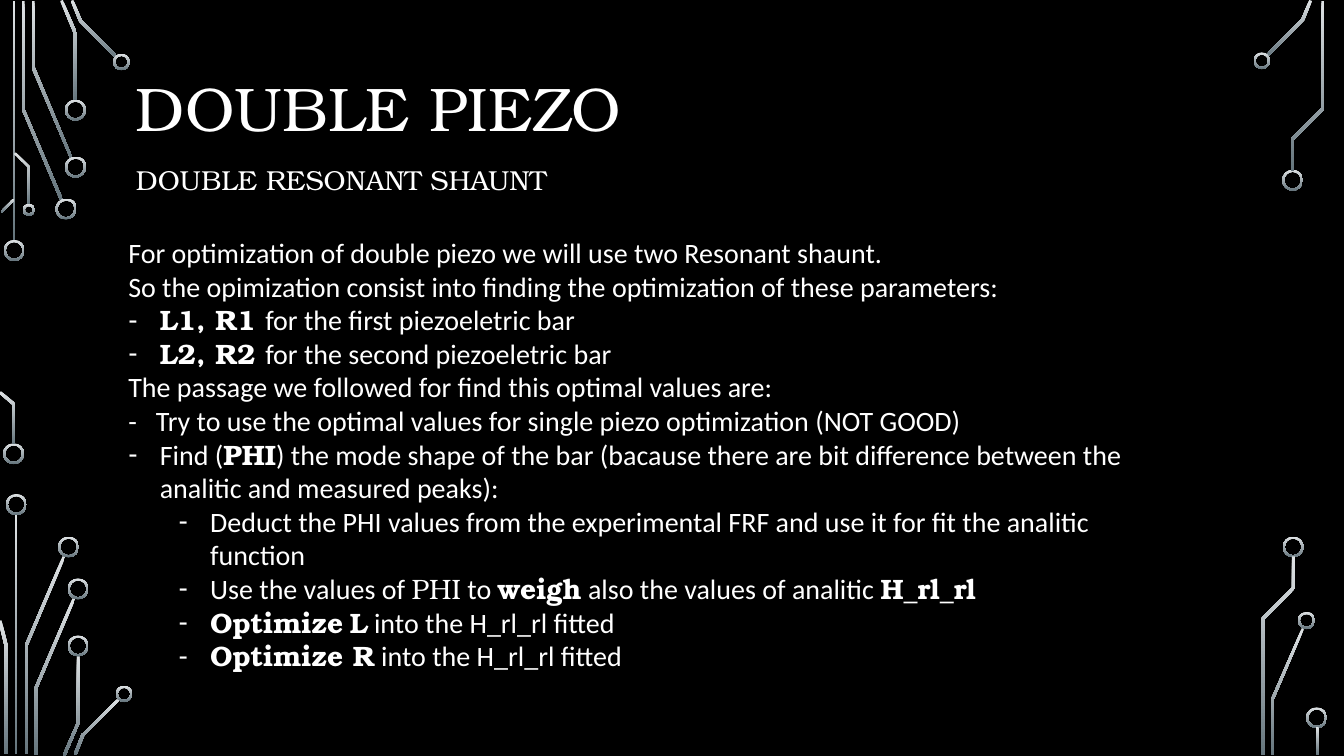
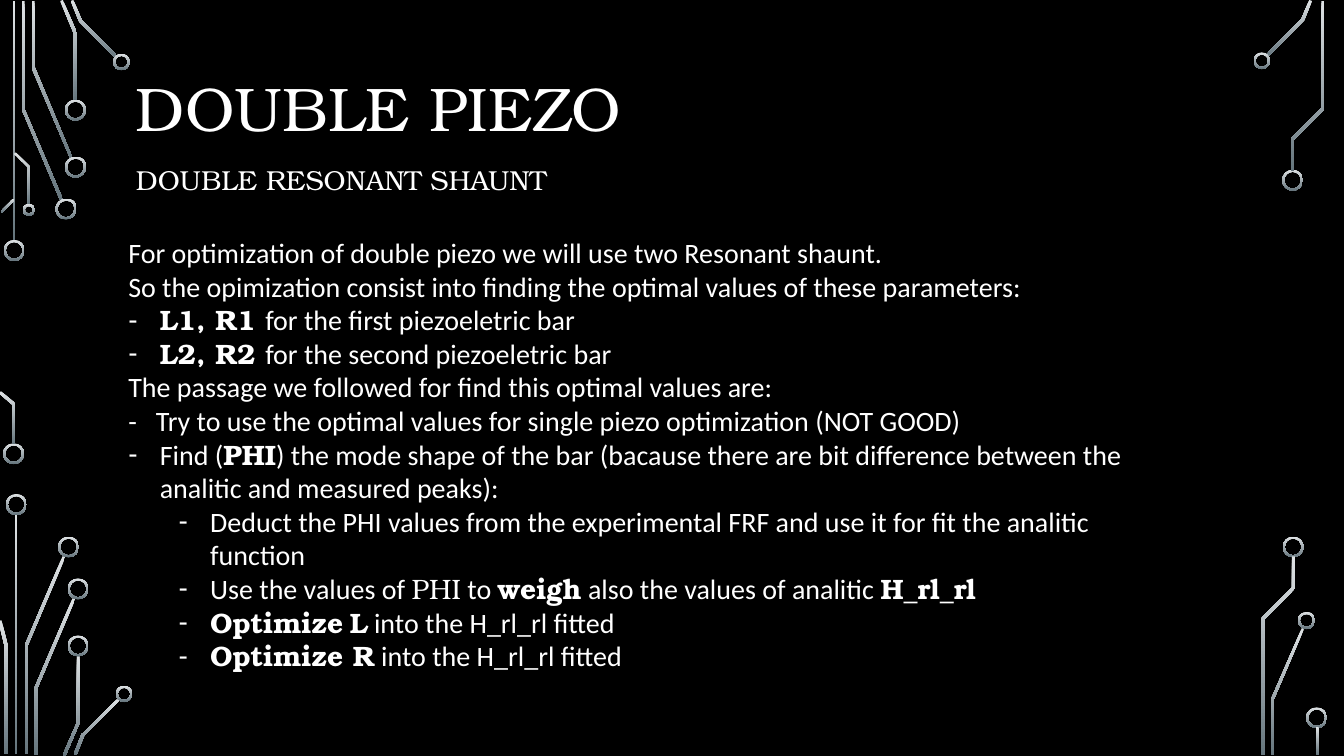
Before and after one commit to elchape99/SSCSA, a slide deck: slide 15 of presentazione_progetto.pptx (slide 16 before the commit). Drawn at 1344x756 pixels with LibreOffice and Linux fonts; fonts in the diff are those of the drawing; background and template pictures are left out. Boxes give left, top, right and bottom in pixels: in the first picture for what was removed or moved away, otherwise in the second. Text is boxed around its words. In the diff, an @@ line names an element or a change of style, - is before the commit and + after.

```diff
--- a/presentazione_progetto.pptx
+++ b/presentazione_progetto.pptx
@@ text at [128,277,1021,302]: text changed @@
-So the opimization consist into finding the optimization of these parameters:
+So the opimization consist into finding the optimal values of these parameters:
```
Also in this commit, not shown: 6 other slides changed, 10 slides added, 3 slides removed, 13 other files.
